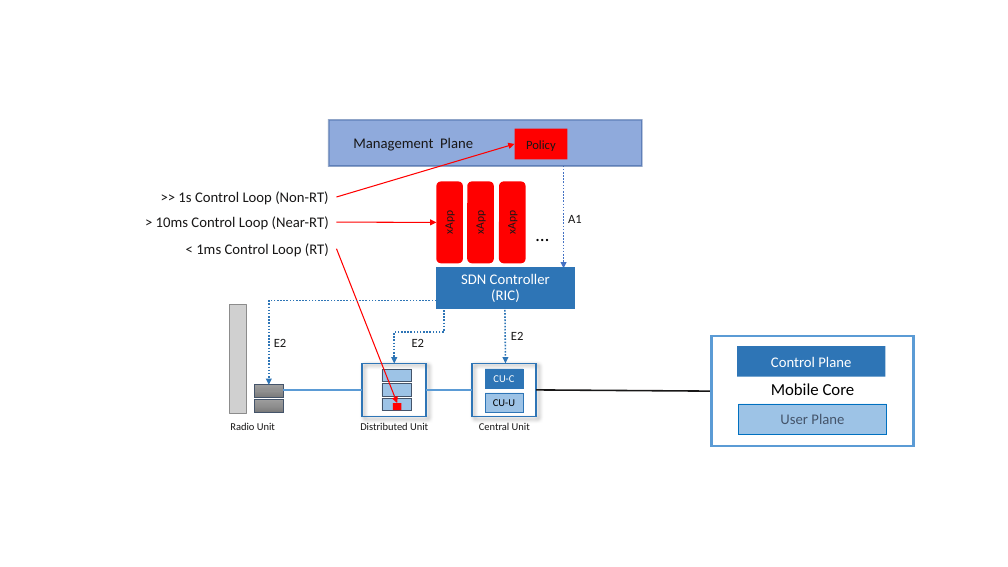
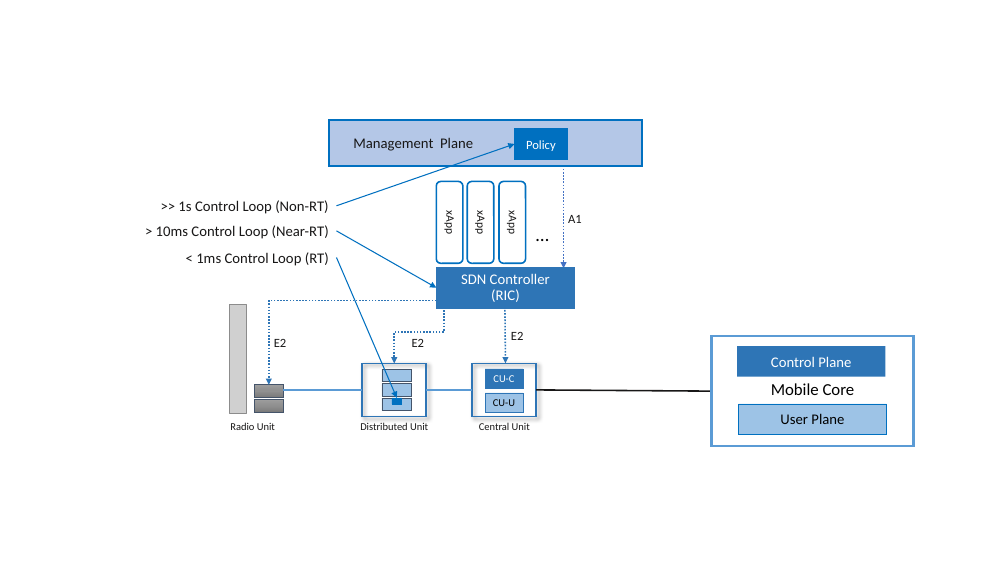
Before and after one commit to SystemsApproach/private5g, a slide deck: slide 9 of figures/sdn/figures.pptx. Drawn at 1008x567 pixels with LibreOffice and Linux fonts; fonts in the diff are those of the drawing; grey boxes stand for pictures. Boxes give left, top, right and bottom in pixels: in the first picture for what was removed or moved away, otherwise in the second. Text is boxed around its words. In the diff, an @@ line names an element or a change of style, - is before the commit and + after.

```diff
--- a/figures/sdn/figures.pptx
+++ b/figures/sdn/figures.pptx
@@ rectangle "Management Plane" at (329, 120, 642, 166): fill #8FAADC to #B4C7E7; outline #2F5597 1.5 pt to #0070C0 1.5 pt @@
@@ arrow moved from (337, 197) - (515, 144) to (337, 206) - (515, 144) @@
@@ arrow (337, 206) - (515, 144): stroke #FF0000 1 pt to #0070C0 1 pt @@
@@ rectangle "Policy" at (515, 129, 568, 160): text colour #181717 to #FFFFFF; fill #FF0000 to #0070C0; outline none to #0070C0 0.5 pt @@
@@ fill #FF0000 to none; outline none to #0070C0 1.5 pt; mirrored; rotation 270 to 90 degrees in 3 elements at (437, 182, 463, 264), (468, 182, 494, 264), (499, 182, 526, 264) @@
@@ 3 texts: place and size @@
-3 texts at (156, 191, 329, 257)
+3 texts at (156, 200, 329, 266)
@@ arrow moved from (337, 222) - (436, 222) to (337, 231) - (436, 288) @@
@@ arrow (337, 231) - (436, 288): stroke #FF0000 1 pt to #0070C0 1 pt @@
@@ arrow moved from (337, 249) - (397, 403) to (337, 258) - (397, 398) @@
@@ arrow (337, 258) - (397, 398): stroke #FF0000 1 pt to #0070C0 1 pt @@
@@ rectangle: place and size @@
-rectangle at (393, 403, 402, 410)
+rectangle at (392, 398, 402, 404)
@@ rectangle at (392, 398, 402, 404): fill #FF0000 to #0070C0; outline none to #0070C0 0.5 pt @@
@@ rectangle "User Plane" at (739, 404, 887, 434): text colour #44546A to #000000 @@
```
Also in this commit, not shown: 8 other slides changed, 10 other files.
